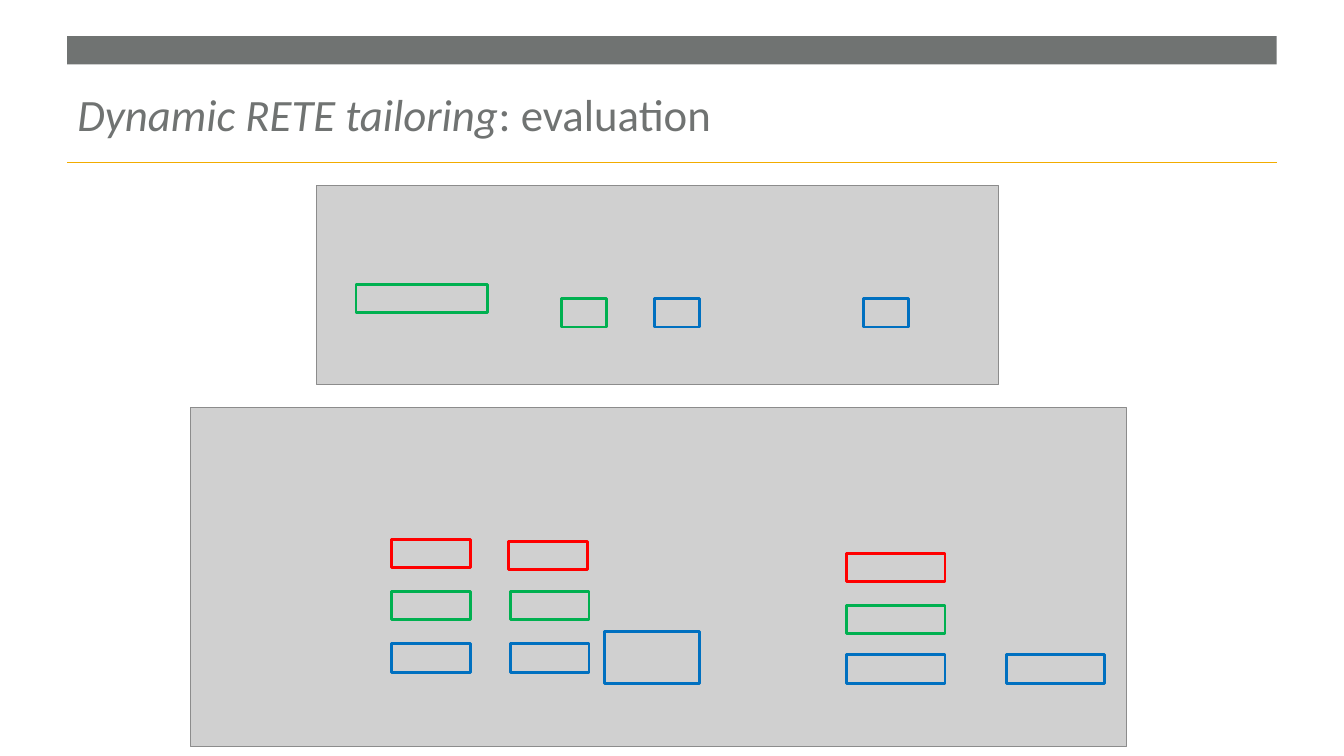
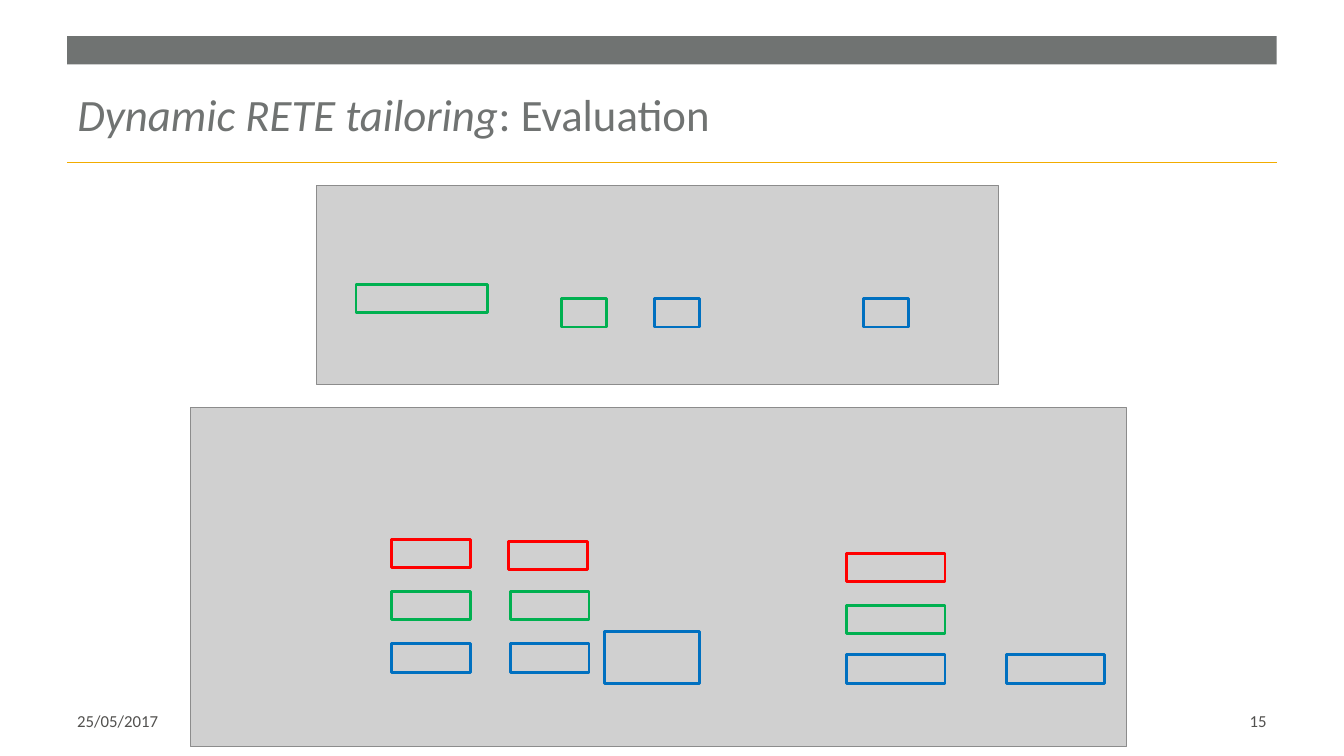
Before and after one commit to RuleML/ruleml-website, a slide deck: slide 15 of talks/WilliamVanWoensel-BottomUpOWL2RL-RuleMLWebinar-2017-05-26.pptx. Drawn at 1344x756 pixels with LibreOffice and Linux fonts; fonts in the diff are those of the drawing; grey boxes stand for pictures; background and template pictures are left out. Boxes give left, top, right and bottom in pixels: in the first picture for what was removed or moved away, otherwise in the second. Text is boxed around its words. In the diff, an @@ line names an element or a change of style, - is before the commit and + after.

```diff
--- a/talks/WilliamVanWoensel-BottomUpOWL2RL-RuleMLWebinar-2017-05-26.pptx
+++ b/talks/WilliamVanWoensel-BottomUpOWL2RL-RuleMLWebinar-2017-05-26.pptx
@@ title at (x1=77, y1=100, x2=710, y2=139): text changed @@
-Dynamic RETE tailoring: evaluation
+Dynamic RETE tailoring: Evaluation
@@ text added at (x1=77, y1=715, x2=158, y2=728), 12 pt, text #52514F @@
+25/05/2017
@@ page number added at (x1=1250, y1=716, x2=1267, y2=727), 12 pt, text #52514F @@
+15
```
Also in this commit, not shown: 16 other slides changed, 4 slides added, 1 other file.
